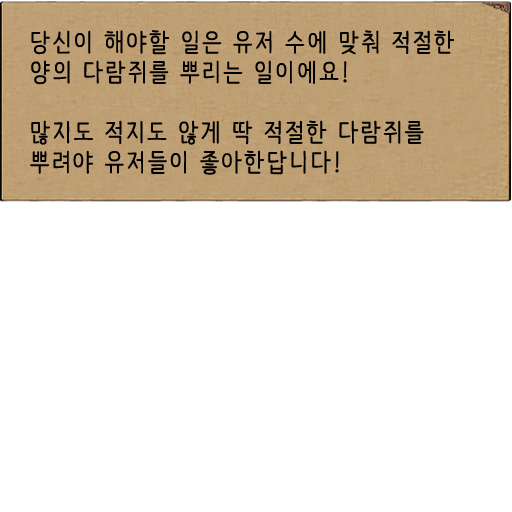
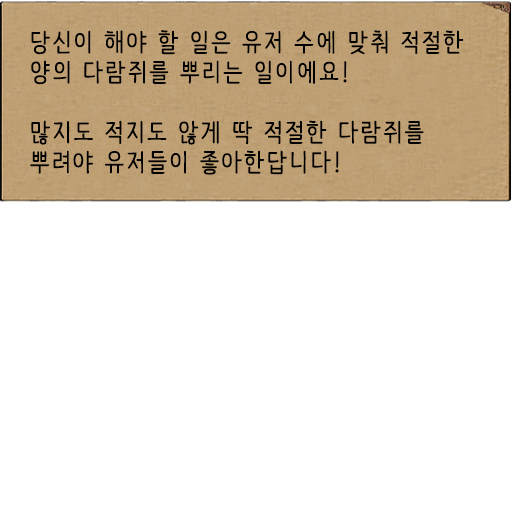
Two versions of the same layered image (512×512). Layer-by-layer changes:
renamed "당신이 해야할 일은 유저 수에 맞춰 적절한 양의 다람쥐를 뿌리는 일이에요! 많지도 적지도 않게 딱 적절한 다람쥐" to "당신이 해야 할 일은 유저 수에 맞춰 적절한 양의 다람쥐를 뿌리는 일이에요! 많지도 적지도 않게 딱 적절한 다람", painted on it over (30, 30, 464, 175)
